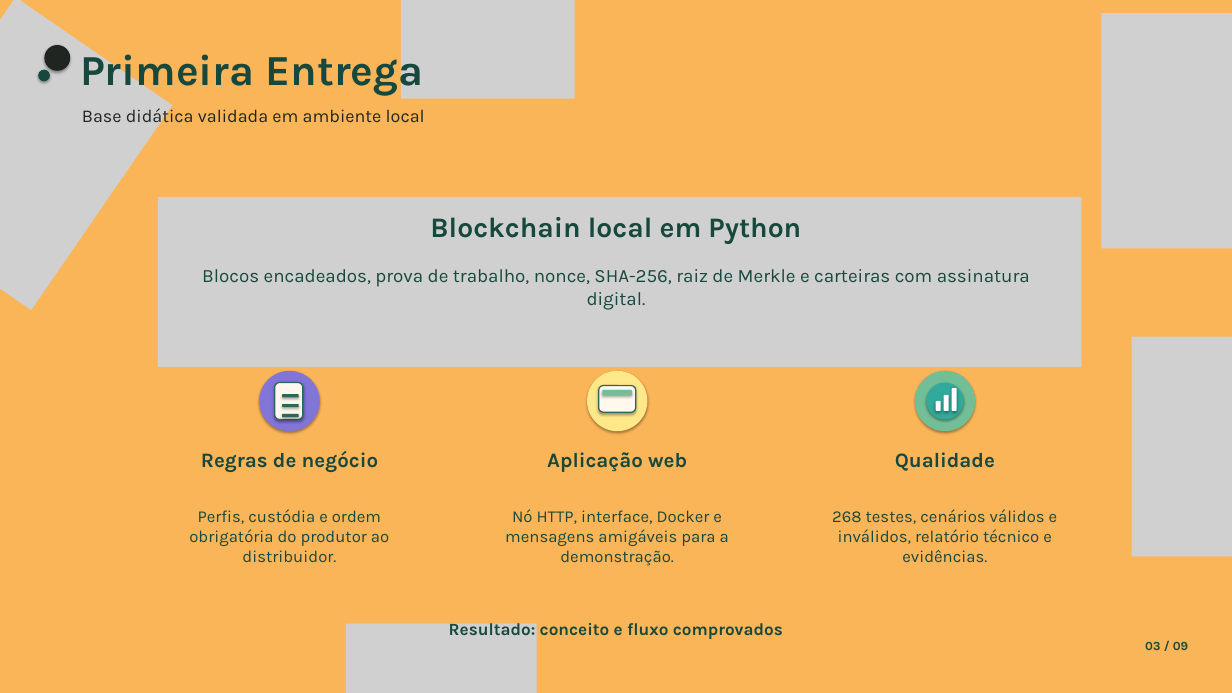
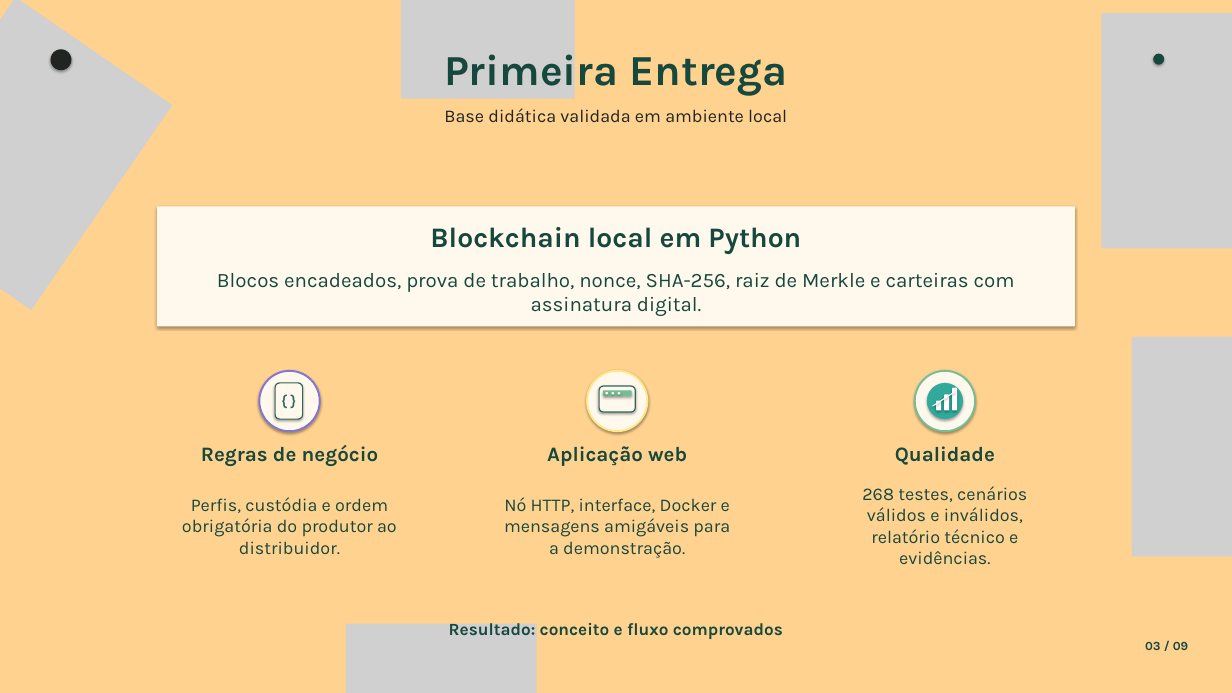
Before and after one commit to JulianaBallin/EcoOrigem, a slide deck: slide 3 of docs/slides/apresentacao-ecoorigem.pptx. Drawn at 1232x693 pixels with LibreOffice and Linux fonts; fonts in the diff are those of the drawing; grey boxes stand for pictures. Boxes give left, top, right and bottom in pixels: in the first picture for what was removed or moved away, otherwise in the second. Text is boxed around its words. In the diff, an @@ line names an element or a change of style, - is before the commit and + after.

```diff
--- a/docs/slides/apresentacao-ecoorigem.pptx
+++ b/docs/slides/apresentacao-ecoorigem.pptx
@@ background #FAB558 to #FFD28F @@
@@ ellipse: place and size @@
-ellipse at [44,45,70,71]
+ellipse at [51,49,71,70]
@@ text "Primeira Entrega": place and size @@
-text "Primeira Entrega" at [80,46,424,96]
+text "Primeira Entrega" at [444,46,788,96]
@@ text "Primeira Entrega" at [444,46,788,96]: alignment left to centre @@
@@ ellipse: place and size @@
-ellipse at [38,70,50,81]
+ellipse at [1153,54,1164,65]
@@ text "Base didática validada em ambiente ..." at [444,108,787,122]: alignment left to centre @@
@@ text "Base didática validada em ambiente ...": place and size @@
-text "Base didática validada em ambiente ..." at [82,106,425,127]
+text "Base didática validada em ambiente ..." at [444,108,787,122]
@@ rectangle added at [157,206,1075,326], fill #FFF9ED @@
@@ picture removed at [158,197,1081,367] @@
@@ text "Blockchain local em Python": place and size @@
-text "Blockchain local em Python" at [430,217,801,244]
+text "Blockchain local em Python" at [430,227,801,254]
@@ text "Blocos encadeados, prova de trabalho, ..." at [217,273,1015,316]: size 22 to 24 pt @@
@@ ellipse at [259,371,320,431]: fill #8175D8 to #FFF9ED; outline none to #8175D8 2.2 pt @@
@@ text in rounded rectangle at [275,383,303,419]: text added @@
+{ }
@@ ellipse added at [587,371,647,431], fill #FFF9ED, outline #FFE889 2.2 pt @@
@@ ellipse at [915,371,975,431]: fill #72BF97 to #FFF9ED; outline none to #72BF97 2.2 pt @@
@@ rounded rectangle: place and size @@
-rounded rectangle at [936,401,941,411]
+rounded rectangle at [952,387,957,410]
@@ rounded rectangle removed at [282,394,299,397] @@
@@ rounded rectangle removed at [282,404,299,407] @@
@@ rounded rectangle removed at [282,414,299,417] @@
@@ ellipse added at [606,392,608,394], fill #FFF9ED @@
@@ ellipse added at [612,392,614,394], fill #FFF9ED @@
@@ ellipse: place and size @@
-ellipse at [587,371,647,431]
+ellipse at [618,392,620,394]
@@ ellipse at [618,392,620,394]: fill #FFE889 to #FFF9ED @@
@@ line added from (933, 406) to (955, 392), #FFFFFF 1.25 pt @@
@@ rounded rectangle: place and size @@
-rounded rectangle at [952,388,957,411]
+rounded rectangle at [936,400,941,410]
@@ 3 texts: place and size @@
-3 texts at [201,451,995,472]
+3 texts at [201,445,995,466]
@@ text "Perfis, custódia e ordem obrigatória ...": place and size @@
-text "Perfis, custódia e ordem obrigatória ..." at [189,509,389,562]
+text "Perfis, custódia e ordem obrigatória ..." at [182,497,397,555]
@@ text "Nó HTTP, interface, Docker e ...": place and size @@
-text "Nó HTTP, interface, Docker e ..." at [505,509,729,566]
+text "Nó HTTP, interface, Docker e ..." at [504,497,730,558]
@@ size 19.5 to 21 pt in 3 elements at [182,497,397,555], [504,497,730,558], [862,486,1027,565] @@
@@ text "268 testes, cenários válidos e ...": place and size @@
-text "268 testes, cenários válidos e ..." at [832,509,1058,562]
+text "268 testes, cenários válidos e ..." at [862,486,1027,565]
```
Also in this commit, not shown: 8 other slides changed, 1 other file.
